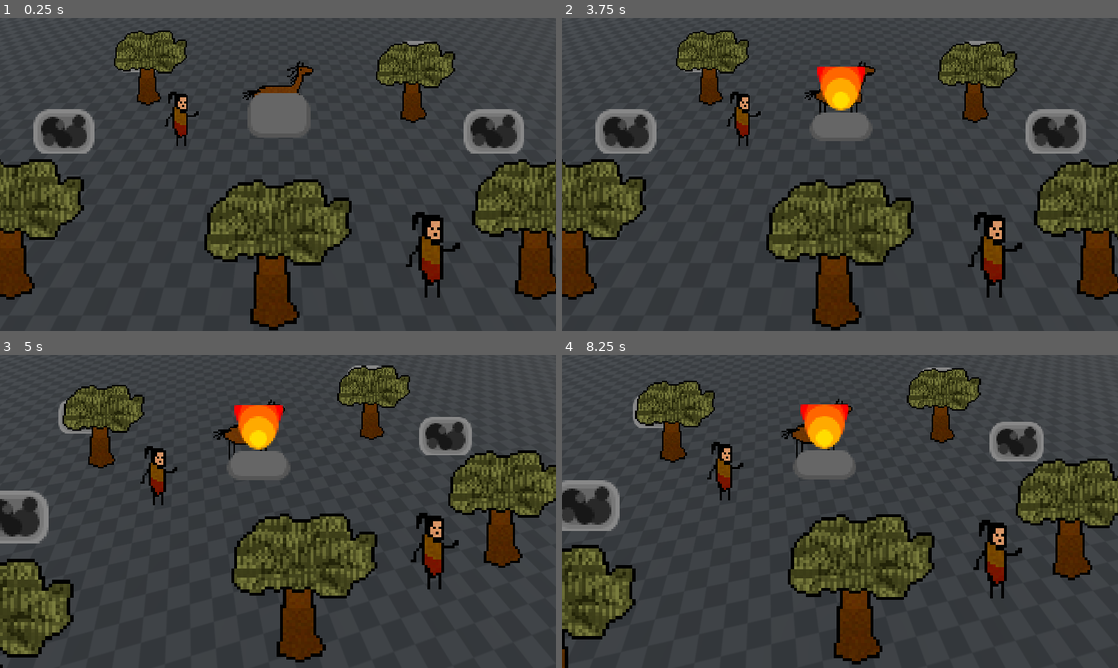
Above: before the commit, frames 1-4 (two rows, left to right).
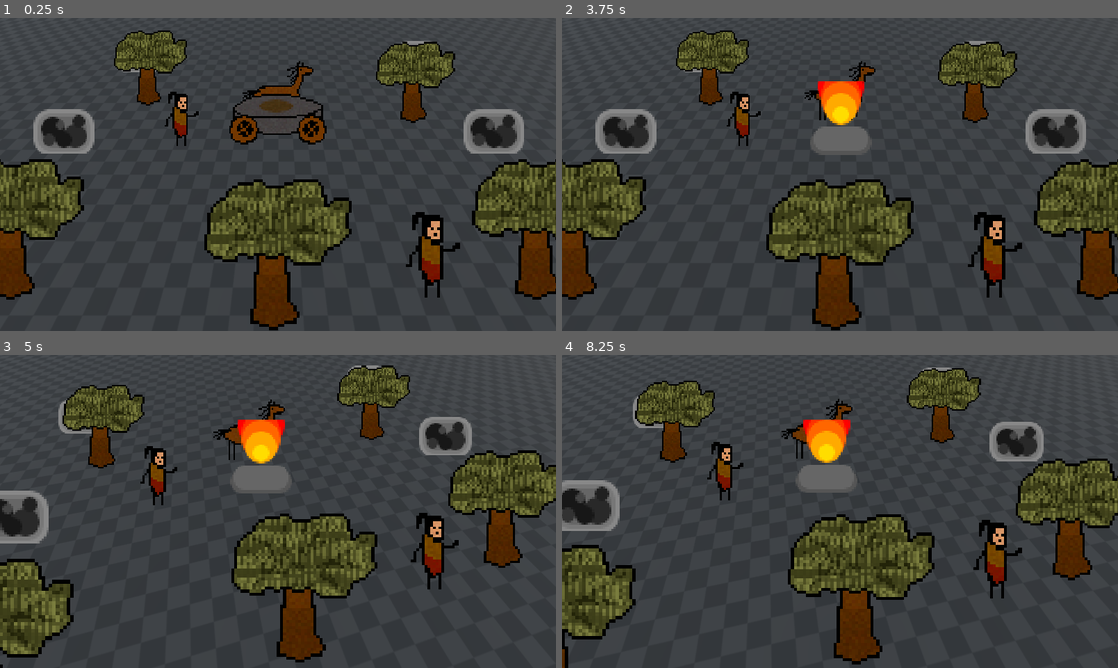
Above: after the commit, the same moments.

Repository: EnesBaytekin/har
Game: Godot game, scene res://scenes/test/test_scene.tscn
The game is run twice, just before and just after one commit, with the same random seed, the same clock (stepped at 60 frames per second) and the same inputs.
Inputs:
- Up to frame 1 (0.25 s): no input
- Up to frame 2 (3.75 s): tap Enter at 0.5, 2, 2.1, 3.5 s; tap 8 at 0.6 s; tap Space at 1.25, 2.75 s; tap 9 at 1.35 s; tap 0 at 2.85 s; tap 4 at 3.6 s
- Up to frame 3 (5 s): tap Space at 4.25 s; tap 8 at 4.35 s
- Up to frame 4 (8.25 s): tap one key every 0.75 s from 5.1 s: 9 Enter 0 4 8

The runs differ from the first frame. In frame 1, 2.1% of the frame differs, in the area x 41-59%, y 24-41%; in frame 2, 1.9%; in frame 3, 1.9%; in frame 4, 1.9%.

Commit message:
chore: update sprites

Diff:
--- a/scenes/wagon/wagon.tscn
+++ b/scenes/wagon/wagon.tscn
@@ -4,8 +4,8 @@
 [ext_resource type="Texture2D" uid="uid://3igwh1l7gucn" path="res://assets/sprites/wagon_fire_0.png" id="2"]
 
 [sub_resource type="CapsuleShape3D" id="CapsuleShape3D_hjkl"]
-radius = 0.8
-height = 1.6
+radius = 1.078125
+height = 2.15625
 
 [node name="Wagon" type="CharacterBody3D" unique_id=232495262]
 script = ExtResource("1")
@@ -15,7 +15,7 @@
 shape = SubResource("CapsuleShape3D_hjkl")
 
 [node name="Sprite3D" type="Sprite3D" parent="." unique_id=773568303]
-transform = Transform3D(6, 0, 0, 0, 6, 0, 0, 0, 6, -0.001450777, 1.0185492, 0)
+transform = Transform3D(6, 0, 0, 0, 6, 0, 0, 0, 6, -0.001450777, 0.39566445, 0)
 billboard = 1
 texture_filter = 0
 texture = ExtResource("2")
Binary file changed: assets/sprites/item_stone.png
Binary file changed: assets/sprites/item_wood.png
Binary file changed: assets/sprites/wagon_fire_0.png
